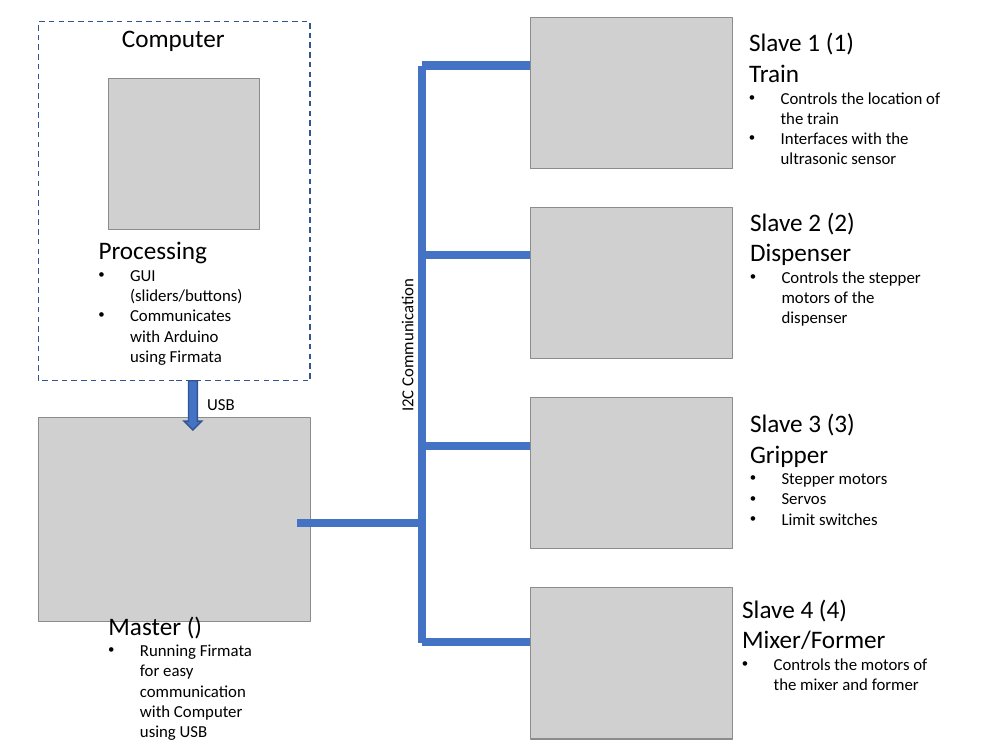
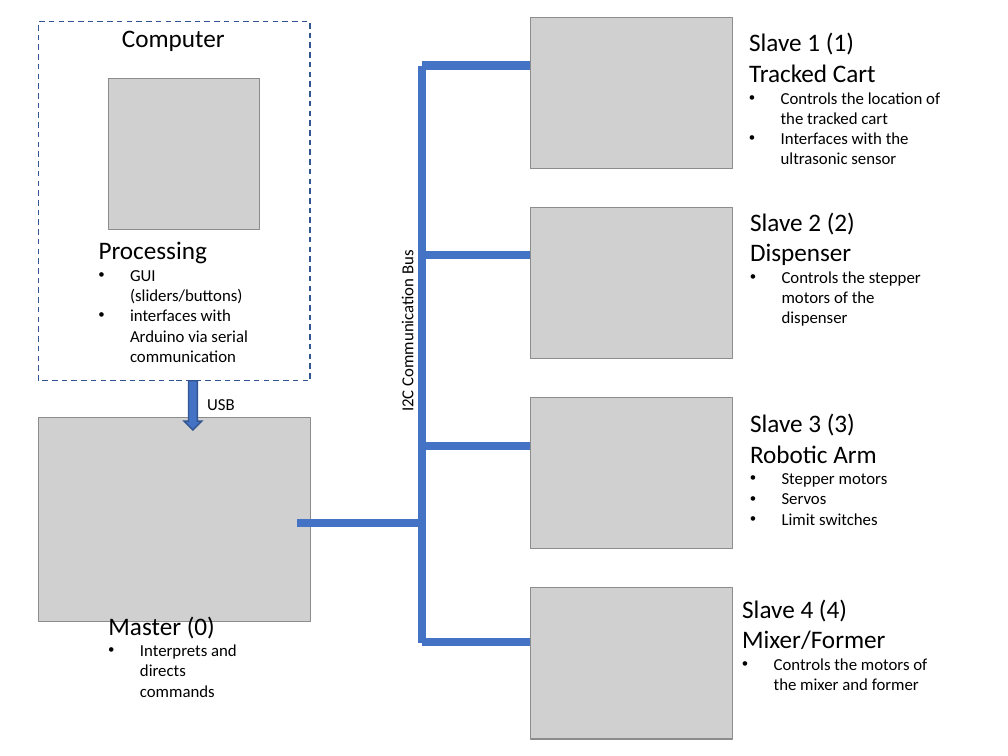
Before and after one commit to CalvinBrice/UW-Platteville-CookieLab-Spring-2019, a slide deck: slide 1 of Cookie Lab/Documentation/Arduino Control Diagram.pptx. Drawn at 1008x756 pixels with LibreOffice and Linux fonts; fonts in the diff are those of the drawing; grey boxes stand for pictures. Boxes give left, top, right and bottom in pixels: in the first picture for what was removed or moved away, otherwise in the second. Text is boxed around its words. In the diff, an @@ line names an element or a change of style, - is before the commit and + after.

Commit message:
Control diagram updates

```diff
--- a/Cookie Lab/Documentation/Arduino Control Diagram.pptx
+++ b/Cookie Lab/Documentation/Arduino Control Diagram.pptx
@@ text at bbox=[749, 64, 940, 124]: text changed @@
-Train
-• Controls the location of the train
+Tracked Cart
+• Controls the location of the tracked cart
@@ text at bbox=[397, 252, 417, 410]: text changed @@
-I2C Communication
+I2C Communication Bus
@@ text at bbox=[130, 309, 247, 362]: text changed @@
-• Communicates with Arduino using Firmata
+• interfaces with Arduino via serial communication
@@ text at bbox=[750, 445, 876, 463]: text changed @@
-Gripper
+Robotic Arm
@@ text at bbox=[140, 644, 237, 697]: text changed @@
-Master ()
-• Running Firmata for easy communication with Computer using USB
+Master (0)
+• Interprets and directs commands
```
